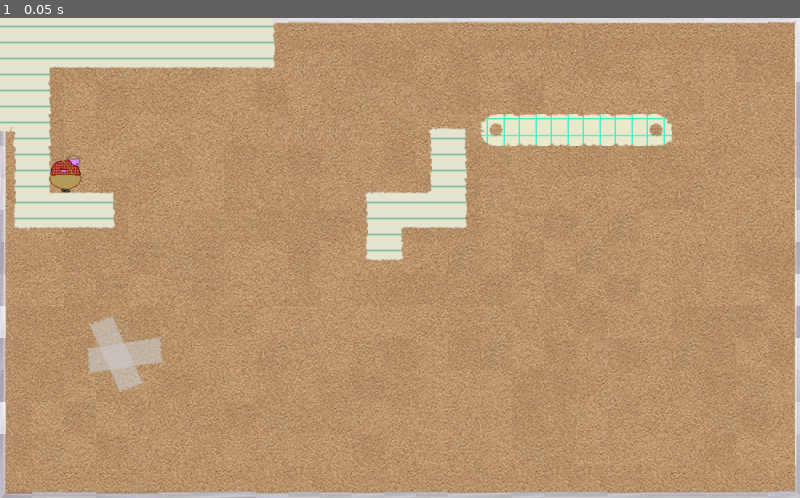
Above: before the commit, frame 1.
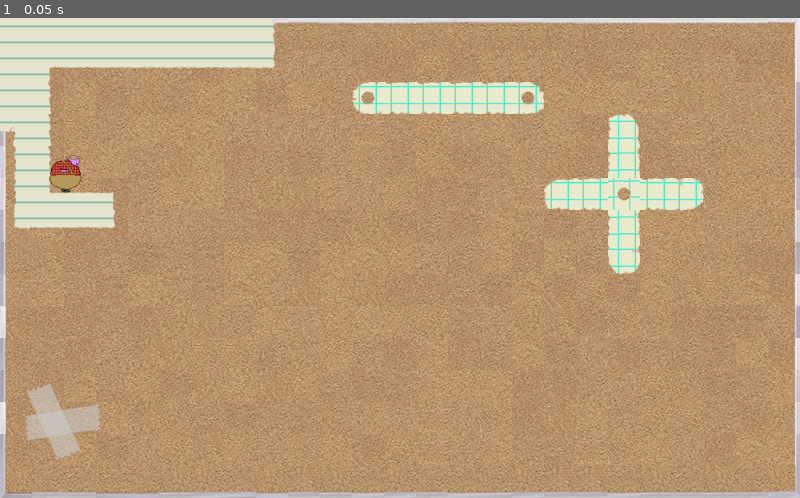
Above: after the commit, the same moment.

Repository: carsonswope/gmtk-jam
Game: Godot game, scene res://levels/level_1.tscn
The game is run twice, just before and just after one commit, with the same random seed, the same clock (stepped at 60 frames per second) and the same inputs. This scene is started directly instead of the project's main scene.
Inputs:
- Up to frame 1 (0.05 s): no input

The runs differ from the first frame. In frame 1, 8.2% of the frame differs, in the area x 3-88%, y 13-92%.
Error in both runs: Invalid get index 'NUM_LEVELS' (on base: 'Node2D (level.gd)'). (res://scripts/NextLevel.gd:6)

Commit message:
add level 1

Diff:
--- a/autoloads/MusicController.gd
+++ b/autoloads/MusicController.gd
@@ -5,12 +5,16 @@
 # var a = 2
 # var b = "text"
 
+enum tracks {
+	SONG_1,
+	SONG_2
+}
 
 # Called when the node enters the scene tree for the first time.
 func _ready():
 	pass # Replace with function body.
 
-func play_music():
+func play_music(song = ""):
 	if !$Music.playing:
 		$Music.stream = main_music
 		#$Music.play()
--- a/levels/level.gd
+++ b/levels/level.gd
@@ -7,7 +7,7 @@
 
 
 export var num_placeable_pins = 2
-
+export var level_music : String = ""
 #var init_placed_pins_positions = []
 var placed_pins = []
 var placed_platform_positions = []
@@ -40,6 +40,7 @@
 	add_child(placing_pin_icon)
 	placing_pin_icon.position = Vector2(-100, -100)
 	placing_pin_icon.z_index = 10
+	MusicController.play_music(level_music)
 
 
 func is_completed():
--- a/levels/level_1.tscn
+++ b/levels/level_1.tscn
@@ -34,7 +34,6 @@
 
 [node name="level_1" type="Node2D"]
 script = ExtResource( 2 )
-num_placeable_pins = 1
 
 [node name="layout" type="Node2D" parent="."]
 pause_mode = 1
@@ -43,12 +42,12 @@
 position = Vector2( 81.7895, 194.097 )
 
 [node name="NextLevel" parent="layout" instance=ExtResource( 3 )]
-position = Vector2( 152, 416 )
+position = Vector2( 74.2174, 500.132 )
 
 [node name="Terrain" parent="layout" instance=ExtResource( 4 )]
 
 [node name="Terrain" parent="layout/Terrain" index="0"]
-tile_data = PoolIntArray( -1, 0, 196609, -65536, 0, 3, -6553 …(480 unchanged characters)… , 196608, 0, 131074, 196609, 0, 131075, 196621, 0, 196609, 196622, 0, 0, 262144, 0, 1, 262145, 0, 131075, 262157, 0, 1, 262158, 0, 131075, 327680, 0, 1, 327681, 0, 2, 327682, 0, 3, 327683, 0, 0, 327691, 0, 196609, 327692, 0, 3, 327693, 0, 65537, 327694, 0, 131075, 393216, 0, 131072, 393217, 0, 131073, 393218, 0, 131073, 393219, 0, 196611, 393227, 0, 1, 393228, 0, 65539, 393229, 0, 131073, 393230, 0, 196611, 458763, 0, 131072, 458764, 0, 196611 )
+tile_data = PoolIntArray( -1, 0, 196609, -65536, 0, 3, -6553 …(480 unchanged characters)… , 196608, 0, 131074, 196609, 0, 131075, 262144, 0, 1, 262145, 0, 131075, 327680, 0, 1, 327681, 0, 2, 327682, 0, 3, 327683, 0, 0, 393216, 0, 131072, 393217, 0, 131073, 393218, 0, 131073, 393219, 0, 196611 )
 
 [node name="Background" type="TileMap" parent="layout"]
 tile_set = SubResource( 1 )
@@ -56,10 +55,16 @@
 format = 1
 tile_data = PoolIntArray( 0, 2, 0, 1, 2, 5, 2, 2, 9, 3, 2, 12, 4, 2, 3, 5, 2, 13, 6, 2, 7, 7, 2, 1, 8, 2, 7, 9, 2, 12,  …(6738 unchanged characters)…
 
-[node name="Node2D" parent="layout" instance=ExtResource( 6 )]
+[node name="Node2D" parent="." instance=ExtResource( 6 )]
 
-[node name="tiles" parent="layout/Node2D" index="0"]
-tile_data = PoolIntArray( 196623, 0, 0, 196624, 4, 0, 196625, 4, 0, 196626, 4, 0, 196627, 4, 0, 196628, 2, 0 )
+[node name="tiles" parent="Node2D" index="0"]
+tile_data = PoolIntArray( 196627, 9, 0, 262163, 10, 0, 327697, 3, 0, 327698, 4, 0, 327699, 20, 0, 327700, 4, 0, 327701, 5, 0, 393235, 10, 0, 458771, 11, 0 )
+
+[node name="Node2D2" parent="." instance=ExtResource( 6 )]
+
+[node name="tiles" parent="Node2D2" index="0"]
+tile_data = PoolIntArray( 131083, 0, 0, 131084, 4, 0, 131085, 4, 0, 131086, 4, 0, 131087, 4, 0, 131088, 2, 0 )
 
 [editable path="layout/Terrain"]
-[editable path="layout/Node2D"]
+[editable path="Node2D"]
+[editable path="Node2D2"]
